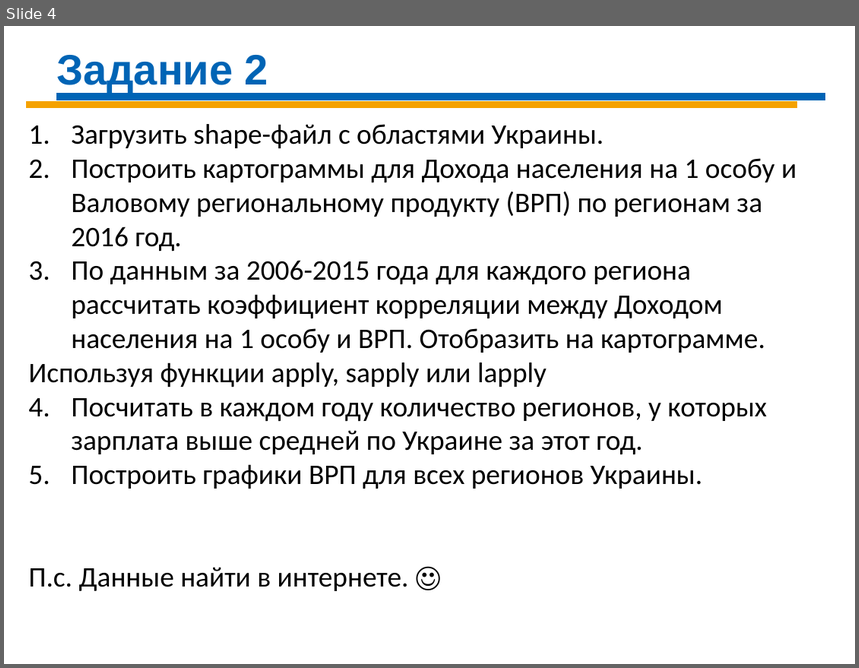
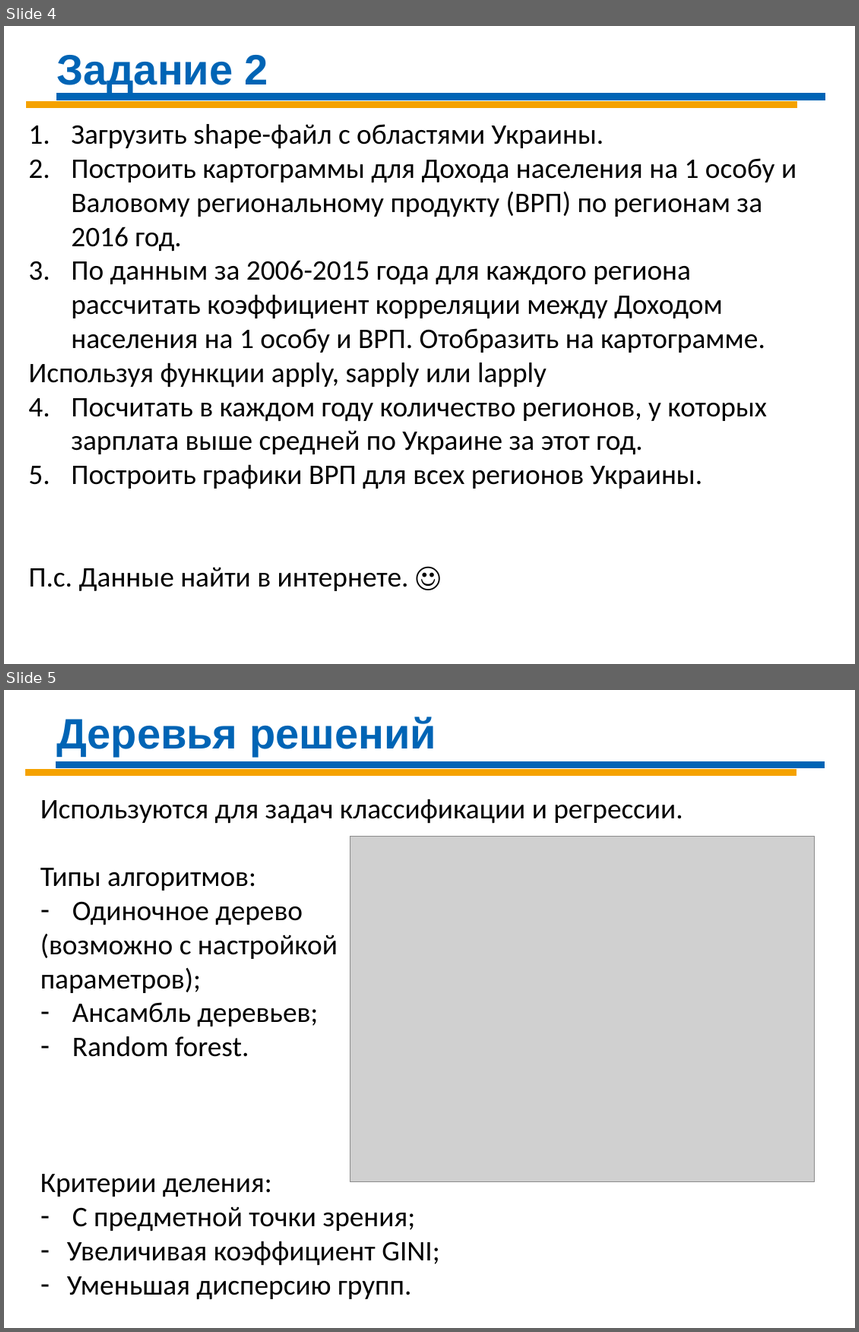
Before and after one commit to Demolis/Infopulse, a slide deck: DS_Sat_2020/DS-Day-10 R.pptx. Shown one above the other, each under a label of ours: slide 4 before the commit, slides 4 and 5 after it. The pictures are 859x668 and 859x1332 pixels, drawn with LibreOffice and Linux fonts; fonts in the diff are those of the drawing; grey boxes stand for pictures. Boxes give left, top, right and bottom in pixels: in the first picture for what was removed or moved away, otherwise in the second. Text is boxed around its words. In the diff, an @@ line names an element or a change of style, - is before the commit and + after.

```diff
--- a/DS_Sat_2020/DS-Day-10 R.pptx
+++ b/DS_Sat_2020/DS-Day-10 R.pptx
@@ slide 5 added at (4,690,855,1328), background #FFFFFF @@
@@ text added at (56,717,436,755), 36 pt, text #0064B5, bold @@
+Деревья решений
@@ line added from (25, 773) to (797, 773), #F5A200 6 pt @@
@@ line added from (55, 765) to (825, 765), #0064B5 6 pt @@
@@ text added at (40,799,683,1300), 24 pt, text #000000 @@
+Используются для задач классификации и регрессии.
+Типы алгоритмов:
+– Одиночное дерево
+(возможно с настройкой
+параметров);
+– Ансамбль деревьев;
+– Random forest.
+Критерии деления:
+– С предметной точки зрения;
+– Увеличивая коэффициент GINI;
+– Уменьшая дисперсию групп.
@@ picture added at (351,837,815,1182) @@
```
Also in this commit, not shown: 1 other slide added, 4 other files.
